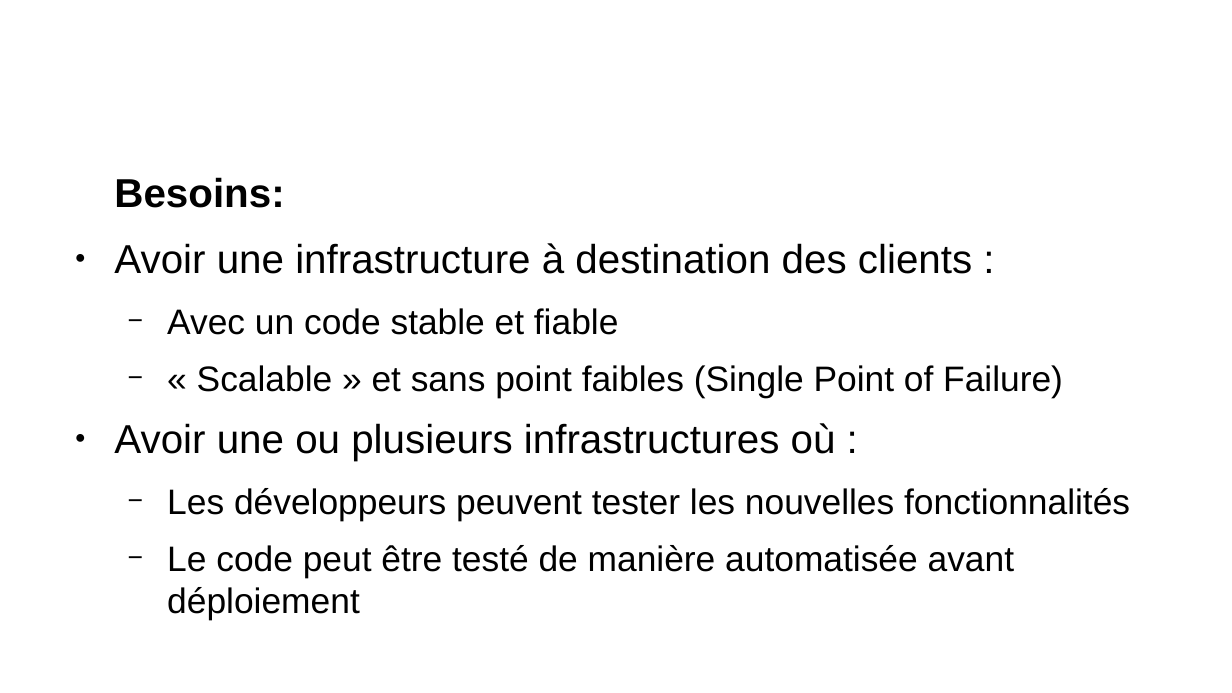
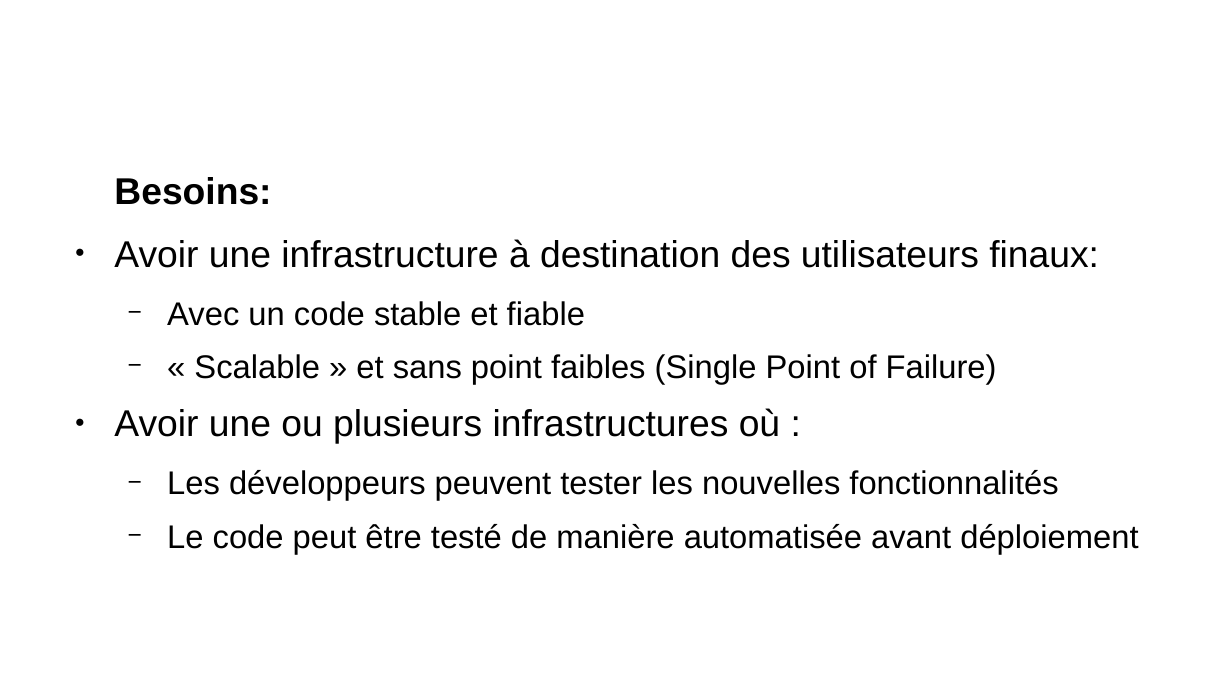
Before and after one commit to remipassmoilesel/ci-cd-plan, a slide deck: slide 9 of ci-cd-plan.odp (slide 10 before the commit). Drawn at 1232x693 pixels with LibreOffice and Linux fonts; fonts in the diff are those of the drawing; background and template pictures are left out. Boxes give left, top, right and bottom in pixels: in the first picture for what was removed or moved away, otherwise in the second. Text is boxed around its words. In the diff, an @@ line names an element or a change of style, - is before the commit and + after.

```diff
--- a/ci-cd-plan.odp
+++ b/ci-cd-plan.odp
@@ text at [114, 177, 1138, 555]: size 26 to 24.1 pt in "Besoins:", "Avoir une ou plusieurs infrastructures où :"; size 22.8 to 21.1 pt in "Avec un code stable et fiable", "« Scalable » et sans point faibles ...", "Les développeurs peuvent tester les nouvelles fonctionnalité ...", "Le code peut être testé de manière ..." @@
@@ text at [114, 239, 1099, 268]: text changed; size 26 to 24.1 pt @@
-● Avoir une infrastructure à destination des clients :
+● Avoir une infrastructure à destination des utilisateurs finaux:
```
Also in this commit, not shown: 6 other slides changed, 1 slide removed, 3 other files.
